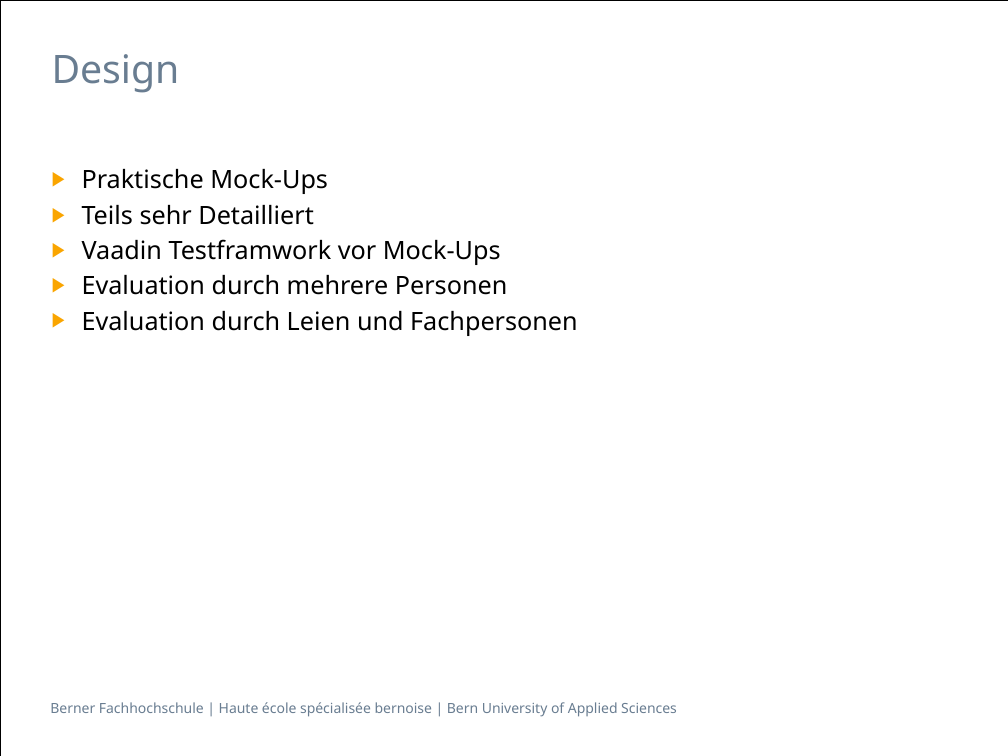
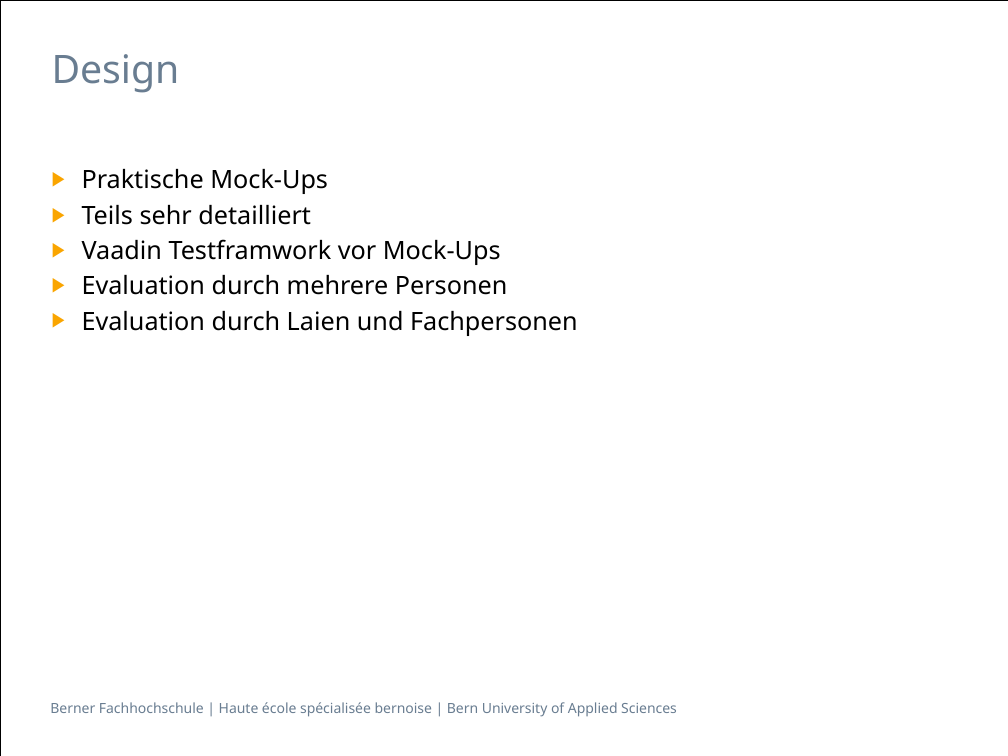
Before and after one commit to isels1/ch.bfh.btx8081.w2015.blue, a slide deck: slide 13 of doc/task14/Task14.pptx. Drawn at 1008x756 pixels with LibreOffice and Linux fonts; fonts in the diff are those of the drawing. Boxes give left, top, right and bottom in pixels: in the first picture for what was removed or moved away, otherwise in the second. Text is boxed around its words. In the diff, an @@ line names an element or a change of style, - is before the commit and + after.

```diff
--- a/doc/task14/Task14.pptx
+++ b/doc/task14/Task14.pptx
@@ text at (82, 205, 311, 225): text changed @@
-▶ Teils sehr Detailliert
+▶ Teils sehr detailliert
@@ text at (82, 311, 578, 336): text changed @@
-▶ Evaluation durch Leien und Fachpersonen
+▶ Evaluation durch Laien und Fachpersonen
```
Also in this commit, not shown: 4 other slides changed.
